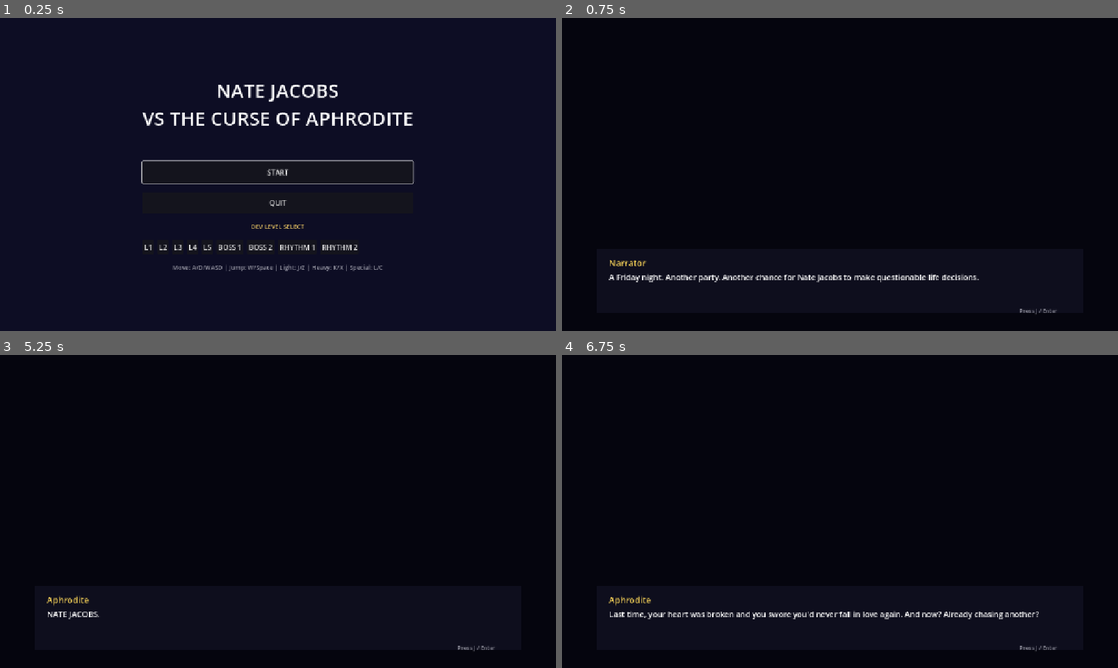
Above: before the commit, frames 1-4 (two rows, left to right).
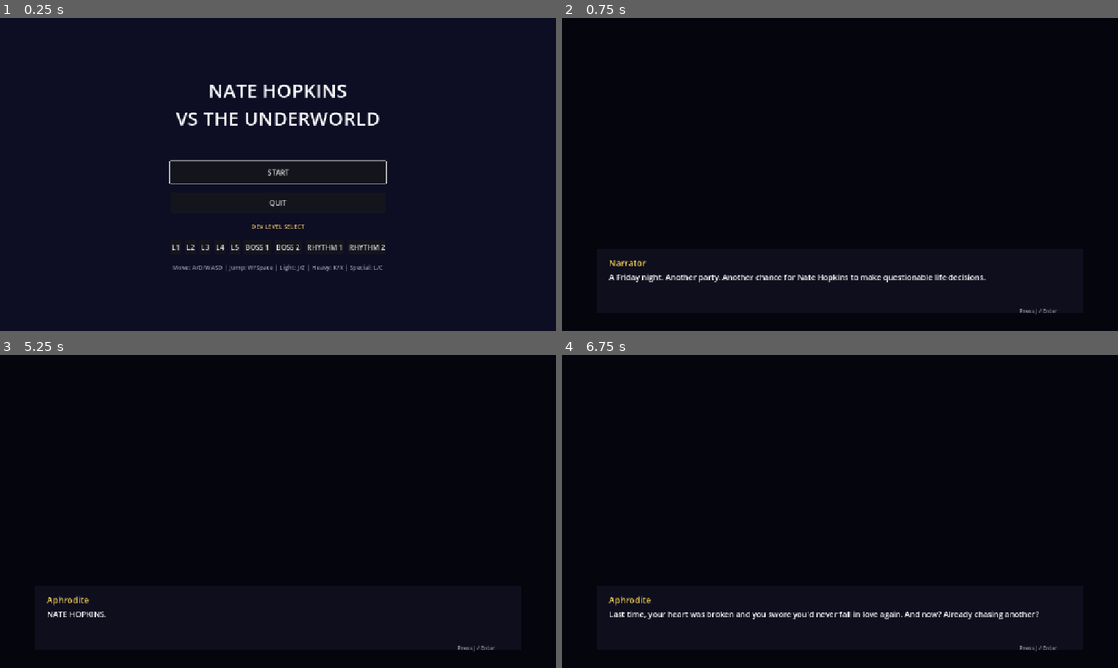
Above: after the commit, the same moments.

Repository: nasiftahmid-ux/Nate_Hopkins_vs._the_underworld
Game: Godot game, scene res://scenes/ui/main.tscn
The game is run twice, just before and just after one commit, with the same random seed, the same clock (stepped at 60 frames per second) and the same inputs.
Inputs:
- Up to frame 1 (0.25 s): no input
- Up to frame 2 (0.75 s): click "START" at 0.5 s
- Up to frame 3 (5.25 s): tap J (attack) at 1.25, 2.75, 3.5, 4.25, 5 s; hold J (attack) 1.28-2.03 s; hold D (move_right) 1.28-2.78 s; tap W (jump) at 1.52, 2.27, 3.77, 4.52 s; tap K (heavy_attack) at 2.1 s; hold A (move_left) 2.78-3.53 s; tap L (special) at 2.85 s; hold D (move_right) 3.53-5.03 s; tap Space at 3.6 s; tap Z at 4.35 s; hold A (move_left) from 5.03 s (still down); tap X at 5.1 s
- Up to frame 4 (6.75 s): tap W (jump) at 5.27 s; release A (move_left) at 5.78 s; hold D (move_right) 5.78-6.53 s; tap C at 5.85 s; hold A (move_left) from 6.53 s (still down); tap J (attack) at 6.6 s

The runs differ from the first frame. In frame 1, 2.6% of the frame differs, in the area x 25-75%, y 21-75%; in frame 2, 0.4%; in frame 3, less than 0.1%; in frame 4, nothing differs.

Commit message:
Rename game to Nate Hopkins vs the Underworld

Diff:
--- a/project.godot
+++ b/project.godot
@@ -14,7 +14,7 @@
 
 [application]
 
-config/name="Nate Jacobs vs the Curse of Aphrodite"
+config/name="Nate Hopkins vs the Underworld"
 run/main_scene="res://scenes/ui/main.tscn"
 config/features=PackedStringArray("4.7")
 
--- a/scenes/bosses/boss.gd
+++ b/scenes/bosses/boss.gd
@@ -489,7 +489,7 @@
 	if GameState.defeated_exes >= 2:
 		GameState.dialogue_lines = [
 			{"speaker": "Aphrodite", "text": "Impressive, mortal. Two broken hearts, both beaten to a pulp..."},
-			{"speaker": "Aphrodite", "text": "But love is never won with fists. Love is a SONG, Nate Jacobs."},
+			{"speaker": "Aphrodite", "text": "But love is never won with fists. Love is a SONG, Nate Hopkins."},
 			{"speaker": "???", "text": "Proof you deserve another chance... must be sung beautifully."},
 			{"speaker": "Nate", "text": "Seriously? A dating game taught me how to fight. Now I have to learn to sing too?"},
 			{"speaker": "Aphrodite", "text": "Sing, and the Underworld will set you free. Miss the beat, and you begin again."},
@@ -506,7 +506,7 @@
 		GameState.scene_after_dialogue = "res://scenes/bosses/final_rhythm.tscn"
 	else:
 		GameState.dialogue_lines = [
-			{"speaker": "Aphrodite", "text": "One heart down, one to go. But don't celebrate yet, Nate Jacobs."},
+			{"speaker": "Aphrodite", "text": "One heart down, one to go. But don't celebrate yet, Nate Hopkins."},
 			{"speaker": "???", "text": "You really don't remember me? My heart was yours first. And you broke it first."},
 			{"speaker": "???", "text": "You've learned to fight. Now prove you can keep a beat."},
 			{"speaker": "Nate", "text": "A rhythm game? In the Underworld? Who designed this place?"},
--- a/scenes/ui/main.gd
+++ b/scenes/ui/main.gd
@@ -63,15 +63,15 @@
 
 func _on_start() -> void:
 	GameState.dialogue_lines = [
-		{"speaker": "Narrator", "text": "A Friday night. Another party. Another chance for Nate Jacobs to make questionable life decisions."},
+		{"speaker": "Narrator", "text": "A Friday night. Another party. Another chance for Nate Hopkins to make questionable life decisions."},
 		{"speaker": "Nate", "text": "Hey Tracy, who's that girl? The one by the punch bowl."},
 		{"speaker": "Tracy", "text": "Absolutely not. Last girl I set you up with? You broke her heart in the most brutal way possible."},
 		{"speaker": "Tracy", "text": "I'm done playing matchmaker. You can figure this one out yourself."},
 		{"speaker": "Nate", "text": "Fine. I'll find out myself."},
 		{"speaker": "Hazel", "text": "Hi, I'm Hazel Abegnile Frye. You look like you just lost an argument."},
-		{"speaker": "Nate", "text": "Nate Jacobs. And I never lose. Usually."},
+		{"speaker": "Nate", "text": "Nate Hopkins. And I never lose. Usually."},
 		{"speaker": "Nate", "text": "So what brings you here, Hazel?"},
-		{"speaker": "Aphrodite", "text": "NATE JACOBS."},
+		{"speaker": "Aphrodite", "text": "NATE HOPKINS."},
 		{"speaker": "Aphrodite", "text": "Last time, your heart was broken and you swore you'd never fall in love again. And now? Already chasing another?"},
 		{"speaker": "Aphrodite", "text": "My brother Hades is expecting you. You're going DOWN - to the Underworld."},
 		{"speaker": "Aphrodite", "text": "Survive. Fight your way back up. Prove you deserve another chance at love. Or don't come back at all."},
--- a/scenes/ui/main.tscn
+++ b/scenes/ui/main.tscn
@@ -35,7 +35,7 @@
 [node name="Title" type="Label" parent="Center/VBox"]
 layout_mode = 2
 theme_override_font_sizes/font_size = 44
-text = "NATE JACOBS\nVS THE CURSE OF APHRODITE"
+text = "NATE HOPKINS\nVS THE UNDERWORLD"
 horizontal_alignment = 1
 
 [node name="Spacer" type="Control" parent="Center/VBox"]
